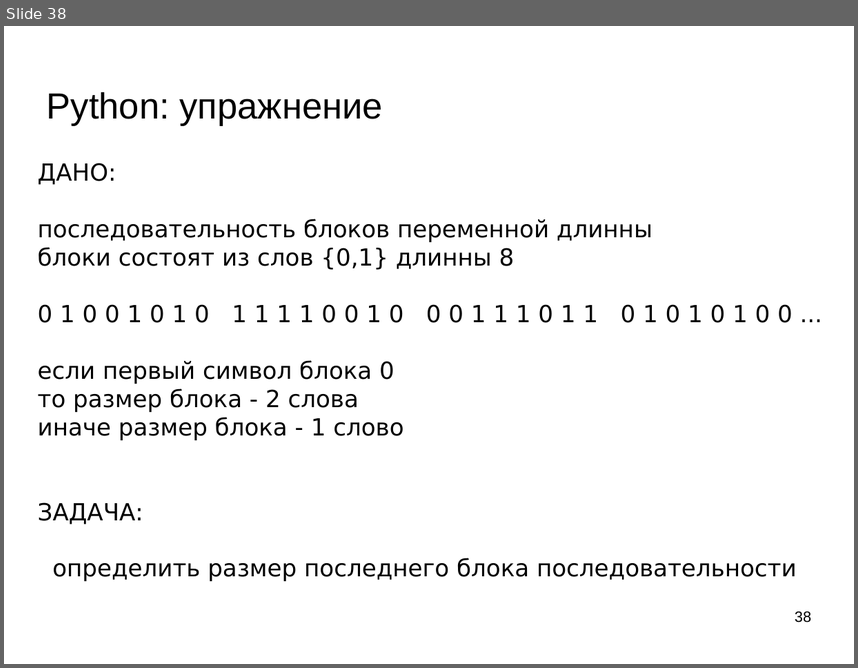
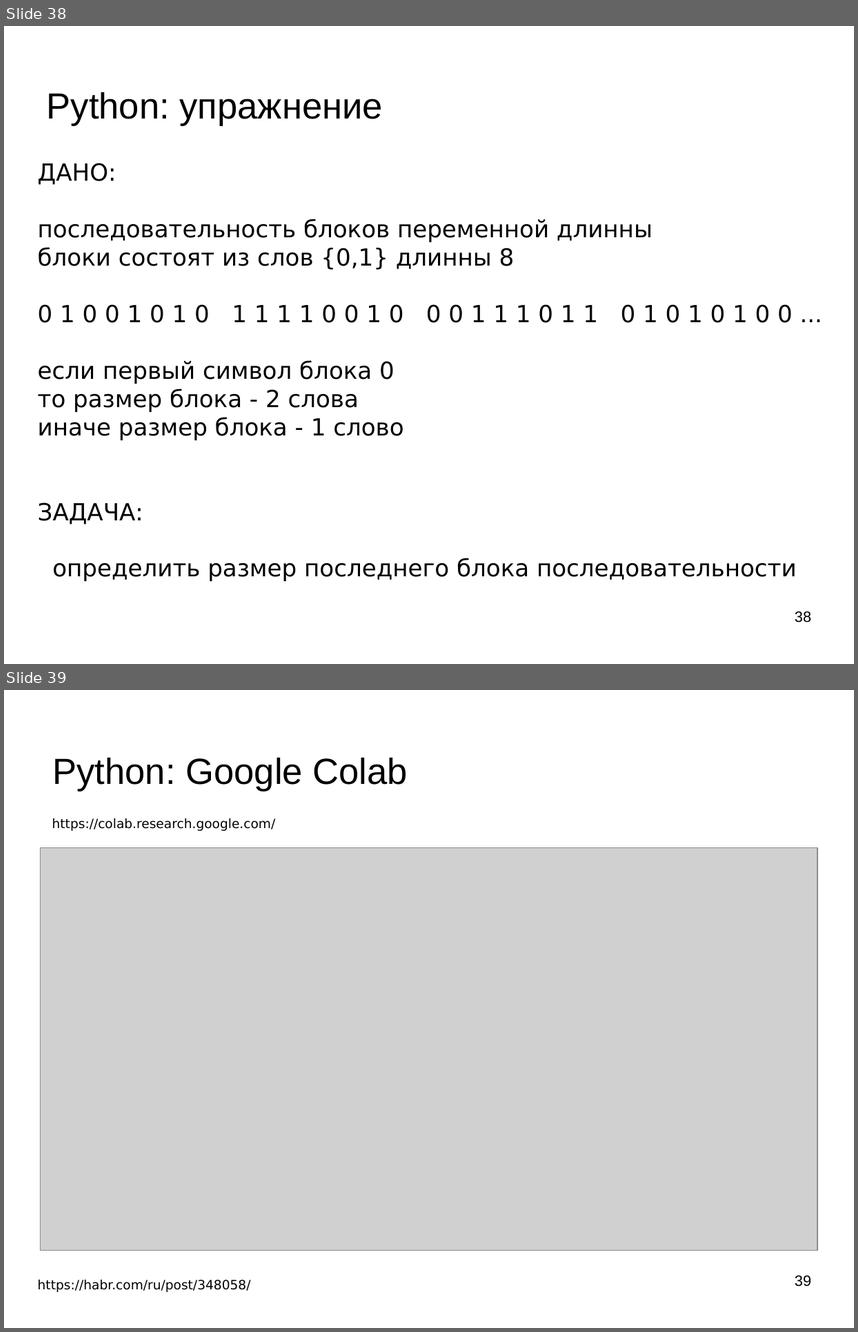
Before and after one commit to mechanoid5/ml_lectorium_legacy, a slide deck: 02-python.odp. Shown one above the other, each under a label of ours: slide 38 before the commit, slides 38 and 39 after it. The pictures are 858x668 and 858x1332 pixels, drawn with LibreOffice and Linux fonts; fonts in the diff are those of the drawing; grey boxes stand for pictures; background and template pictures are left out. Boxes give left, top, right and bottom in pixels: in the first picture for what was removed or moved away, otherwise in the second. Text is boxed around its words. In the diff, an @@ line names an element or a change of style, - is before the commit and + after.

```diff
--- a/02-python.odp
+++ b/02-python.odp
@@ slide 39 added at bbox=[4, 690, 854, 1328], background picture (left out) @@
@@ title added at bbox=[52, 758, 408, 791], 33.9 pt, text #000000 @@
+Python: Google Colab
@@ text added at bbox=[52, 818, 276, 831], 12 pt, text #000000 @@
+https://colab.research.google.com/
@@ picture added at bbox=[41, 848, 818, 1251] @@
@@ text added at bbox=[38, 1279, 251, 1292], 12 pt, text #000000 @@
+https://habr.com/ru/post/348058/
@@ page number added at bbox=[795, 1275, 811, 1286], 14 pt, text #000000 @@
+39
```
Also in this commit, not shown: 4 other files.
